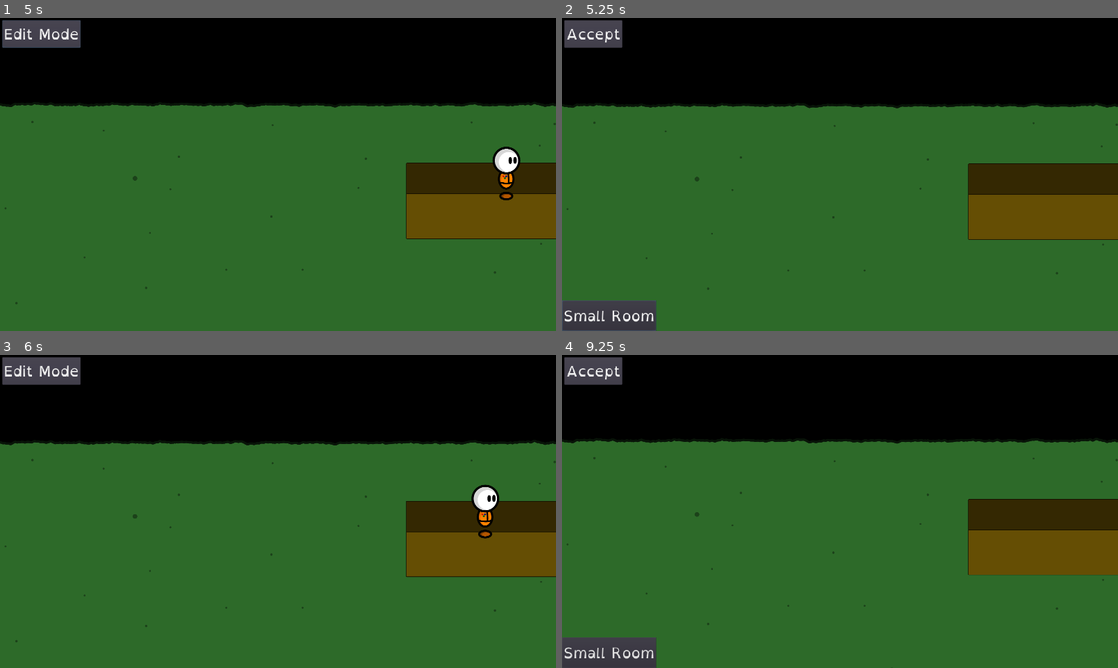
Above: before the commit, frames 1-4 (two rows, left to right).
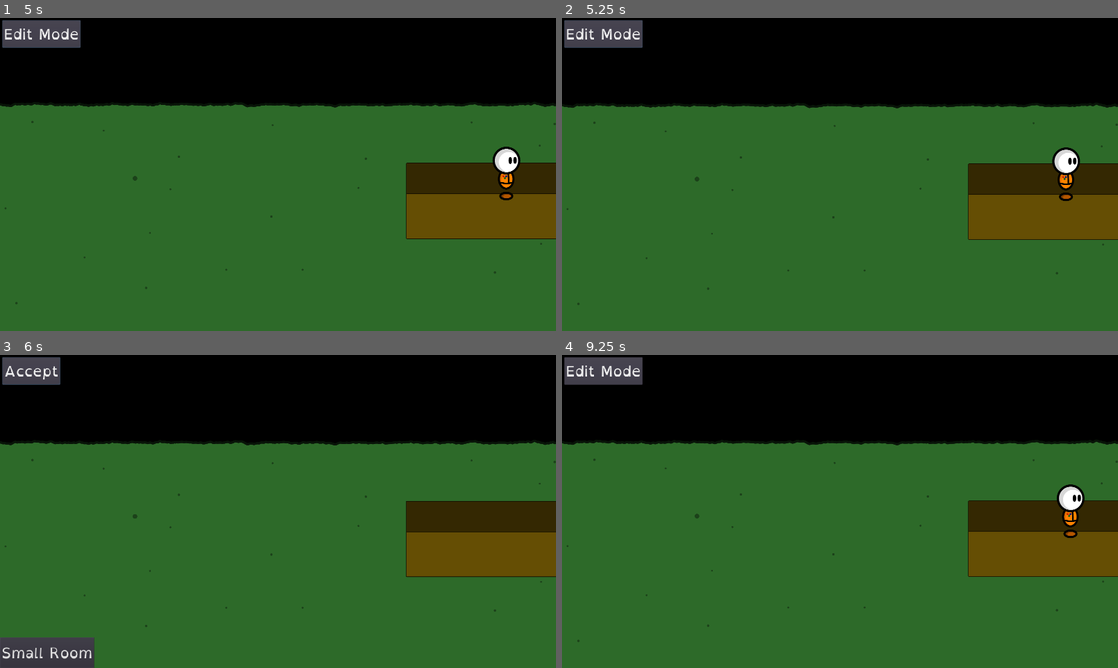
Above: after the commit, the same moments.

Repository: fupicat/szabandoned-0
Game: Godot game, scene res://Scenes/Places/House.tscn
Two runs of this game, one before a commit and one after it. Both use one fixed random seed, a clock stepped at 60 frames per second and the inputs below.
Inputs:
- Up to frame 1 (5 s): click "Edit Mode" at 0.5 s; click "Accept" at 1.25 s; tap Enter at 2 s; hold Right (right) 2.03-2.78 s; hold X (action) 2.03-2.78 s; tap Tab (mode) at 2.3, 2.85, 3.8 s; hold Down (down) 2.78-3.53 s; tap X (action) at 3.05 s; hold Right (right) 3.53-4.25 s; hold X (action) 3.53-4.25 s; click "Accept" at 4.25 s
- Up to frame 2 (5.25 s): hold Page Up (ui_page_up) from 5.03 s (still down); tap Tab (mode) at 5.1 s
- Up to frame 3 (6 s): tap X (action) at 5.3 s; tap Space at 5.75 s; release Page Up (ui_page_up) at 5.78 s; hold Left (left) from 5.78 s (still down); hold Z (run) from 5.78 s (still down)
- Up to frame 4 (9.25 s): tap Tab (mode) at 6.05 s; release Z (run) at 6.53 s; tap X (action) at 6.6, 8.1 s; release Left (left) at 7.28 s; hold Down (down) 7.28-8.03 s; hold Tab (mode) 7.28-8.03 s; hold Right (right) 8.03-8.78 s; hold Page Up (ui_page_up) from 8.78 s (still down); hold Tab (mode) from 8.78 s (still down)

Frame 1 is identical in both runs. In frame 2, 2.7% of the frame differs, in the area x 0-94%, y 0-100%; in frame 3, 2.7%; in frame 4, 3.9%, in the area x 0-100%, y 0-100%.
Error after the commit: Invalid set index 'move' (on base: 'Nil') with value of type 'bool'. (res://Scripts/Places/House.gd:35)

Commit message:
Press Page Up to move a room you placed

Diff:
--- a/Scenes/Places/House.tscn
+++ b/Scenes/Places/House.tscn
@@ -43,6 +43,7 @@
 collision/safe_margin = 0.8
 
 [node name="Grama" type="StaticBody2D" parent="."]
+editor/display_folded = true
 position = Vector2( 0, 2838.04 )
 __meta__ = {
 "_edit_lock_": true
--- a/Scripts/Places/House.gd
+++ b/Scripts/Places/House.gd
@@ -21,6 +21,18 @@
 func _input(event):
     if (event.is_action_pressed("action") and edit_mode) or event.is_action_pressed("mode"):
         switch_edit_mode()
+    if event.is_action_pressed('ui_page_up'):
+        var tocando = []
+        for node in get_tree().get_nodes_in_group('Interactable'):
+            if node.on_me:
+                tocando.append(node)
+        var movethis = null
+        for node in tocando:
+            if movethis == null or node.z_index > movethis.z_index:
+                movethis = node
+
+        switch_edit_mode()
+        movethis.move = true
 
 func switch_edit_mode(): # Returns true if switched.
     if edit_mode:
